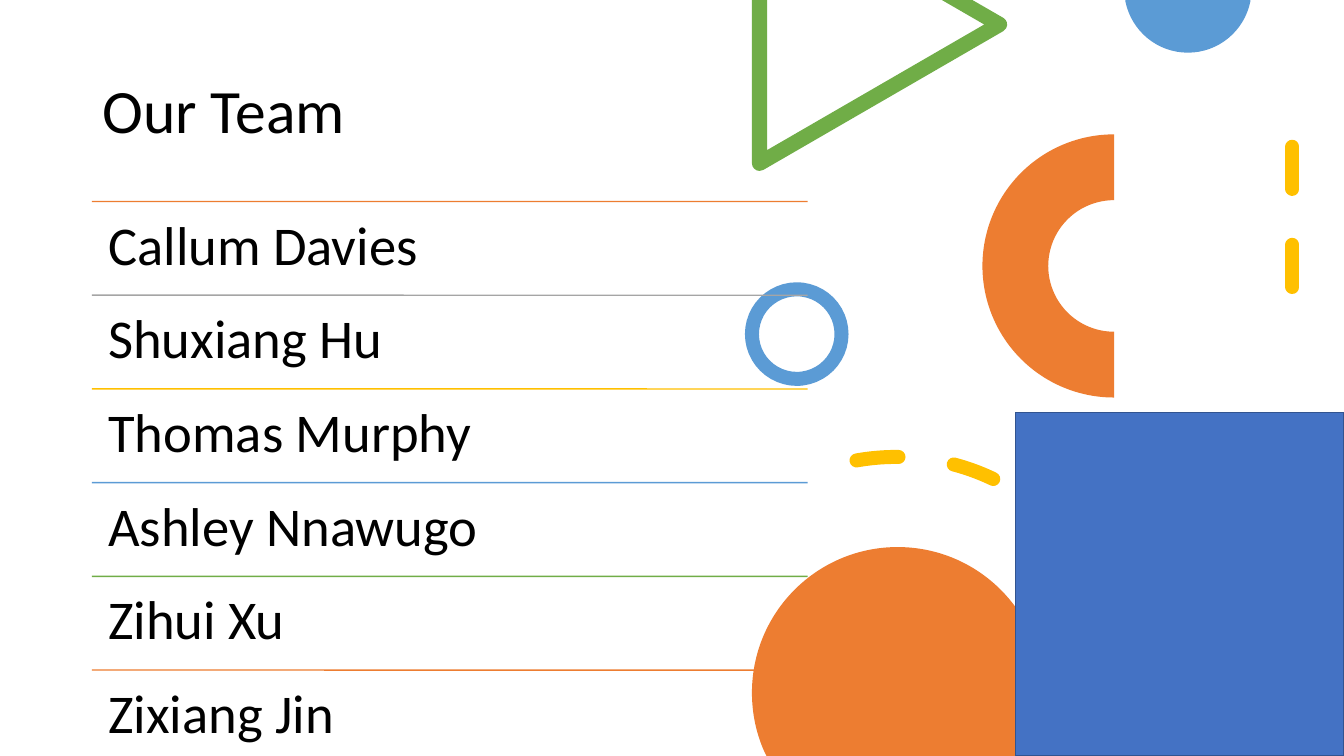
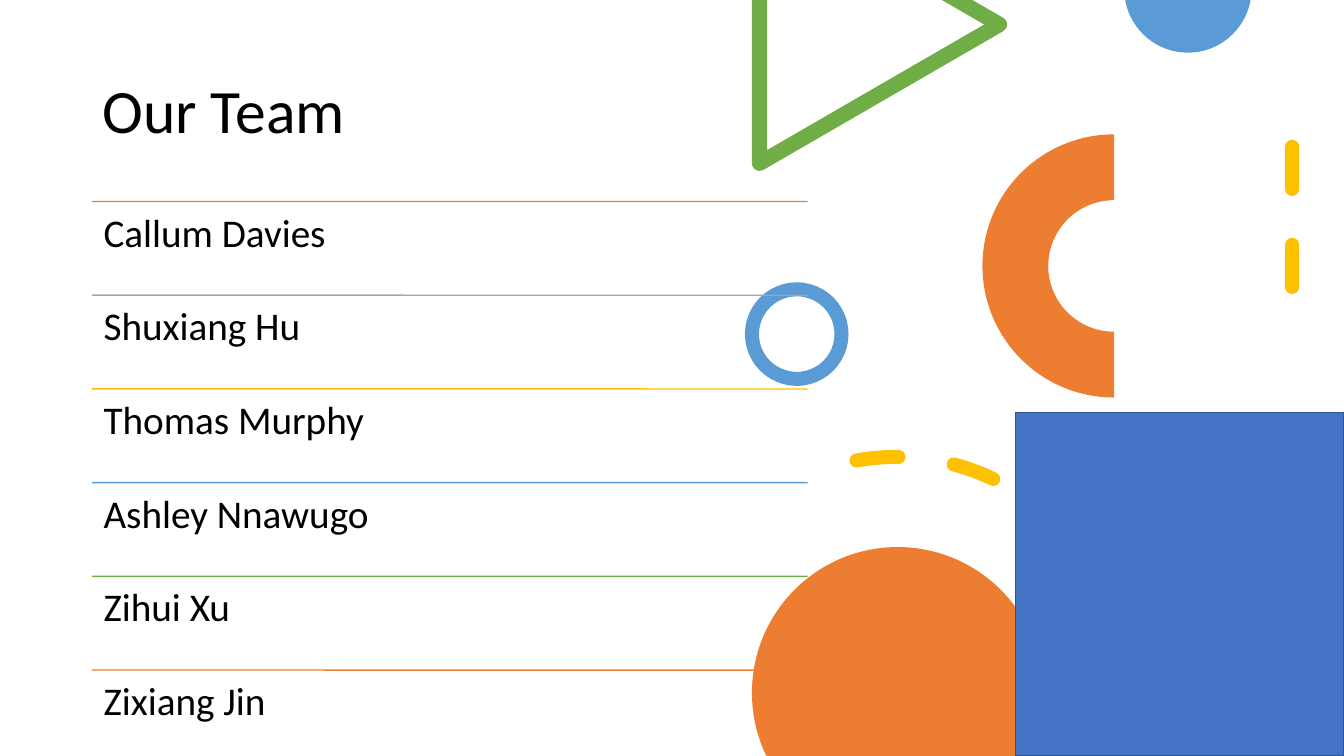
Before and after one commit to efyzx1UoN/Self-Service, a slide deck: slide 2 of docs/Slides/Self-Service_slides.pptx. Drawn at 1344x756 pixels with LibreOffice and Linux fonts; fonts in the diff are those of the drawing. Boxes give left, top, right and bottom in pixels: in the first picture for what was removed or moved away, otherwise in the second. Text is boxed around its words. In the diff, an @@ line names an element or a change of style, - is before the commit and + after.

```diff
--- a/docs/Slides/Self-Service_slides.pptx
+++ b/docs/Slides/Self-Service_slides.pptx
@@ size 39 to 28 pt; less space between paragraphs in 6 elements at bbox=[104, 219, 326, 248], bbox=[104, 312, 300, 347], bbox=[104, 406, 364, 441], bbox=[104, 500, 369, 535], bbox=[104, 593, 230, 622], bbox=[104, 688, 265, 722] @@
```
Also in this commit, not shown: 1 other slide changed, 2 other files.
